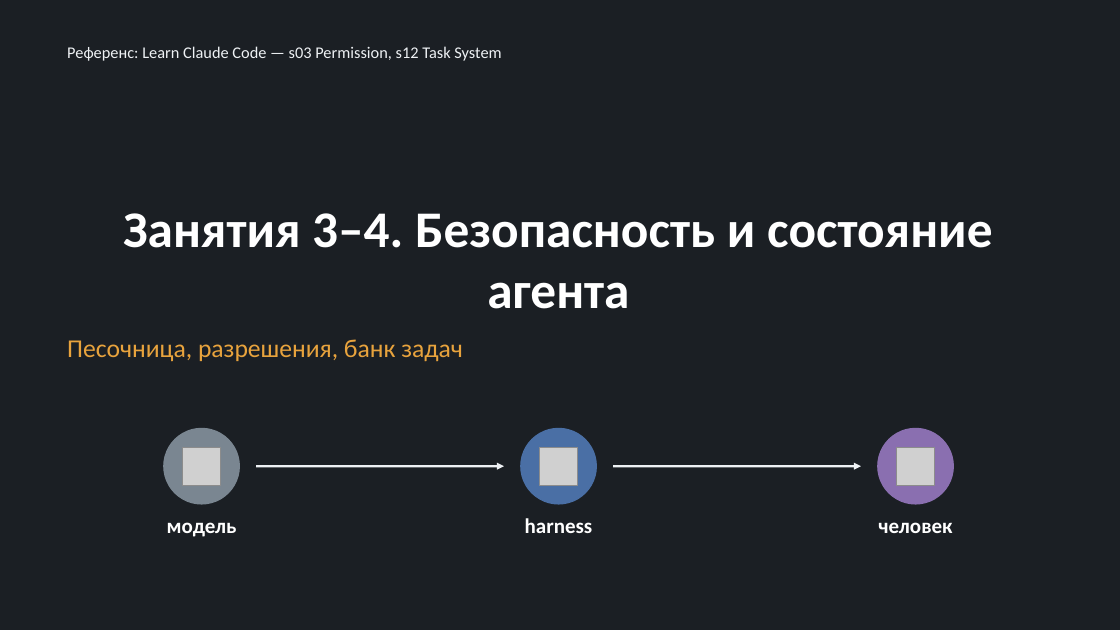
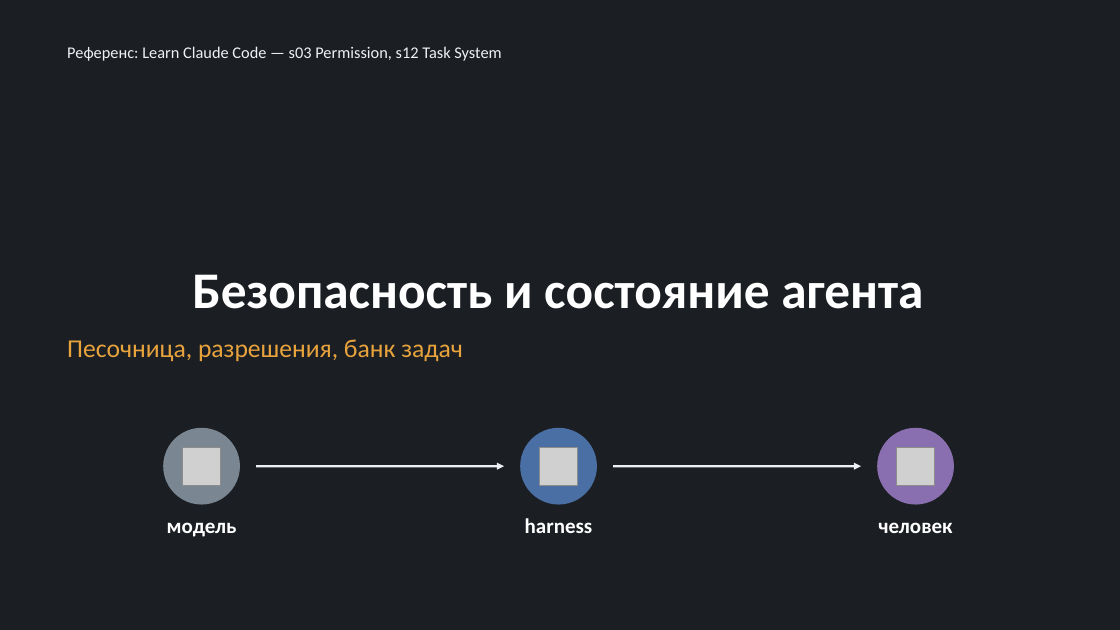
Before and after one commit to chernyatiev/ai_agents_course, a slide deck: slide 1 of materials/slides/lessons03-04_security_and_bank.pptx. Drawn at 1120x630 pixels with LibreOffice and Linux fonts; fonts in the diff are those of the drawing; grey boxes stand for pictures. Boxes give left, top, right and bottom in pixels: in the first picture for what was removed or moved away, otherwise in the second. Text is boxed around its words. In the diff, an @@ line names an element or a change of style, - is before the commit and + after.

```diff
--- a/materials/slides/lessons03-04_security_and_bank.pptx
+++ b/materials/slides/lessons03-04_security_and_bank.pptx
@@ title at (x1=192, y1=274, x2=923, y2=309): text changed @@
-Занятия 3–4. Безопасность и состояние агента
+Безопасность и состояние агента
```
Also in this commit, not shown: 1 other file.
